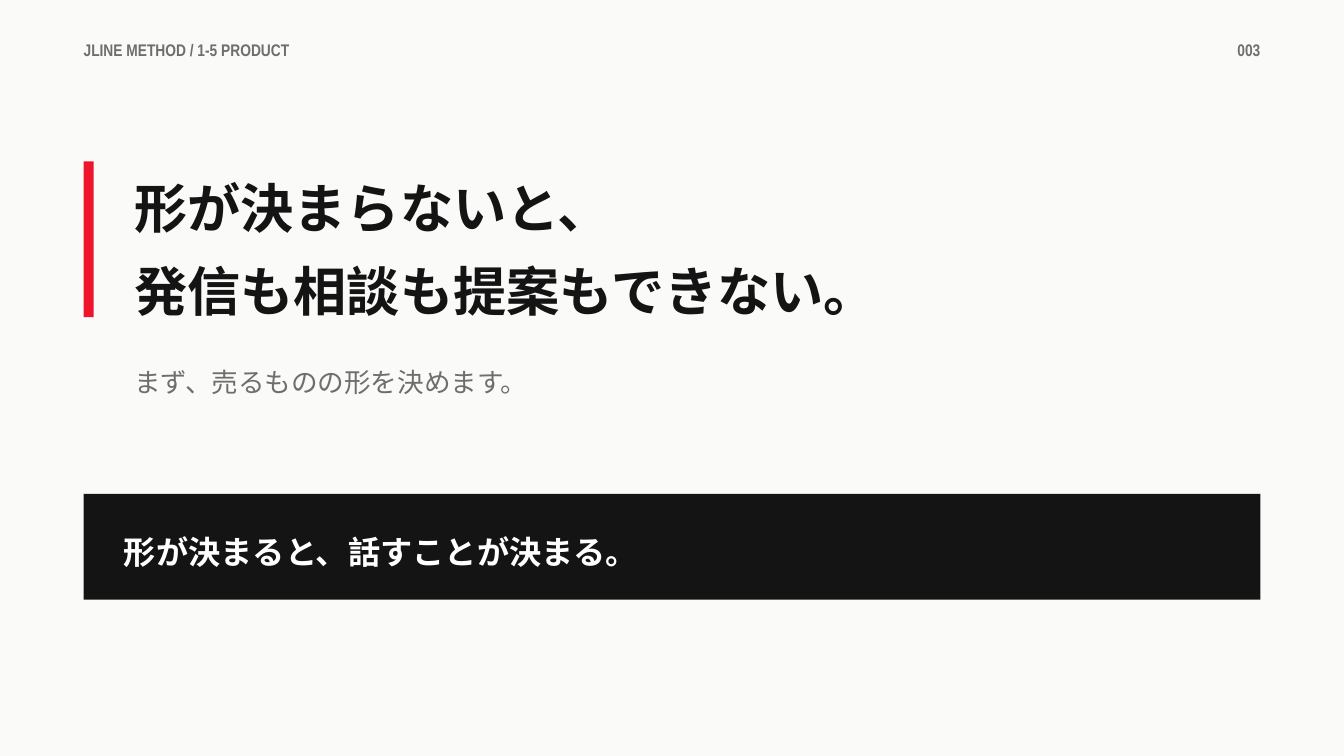
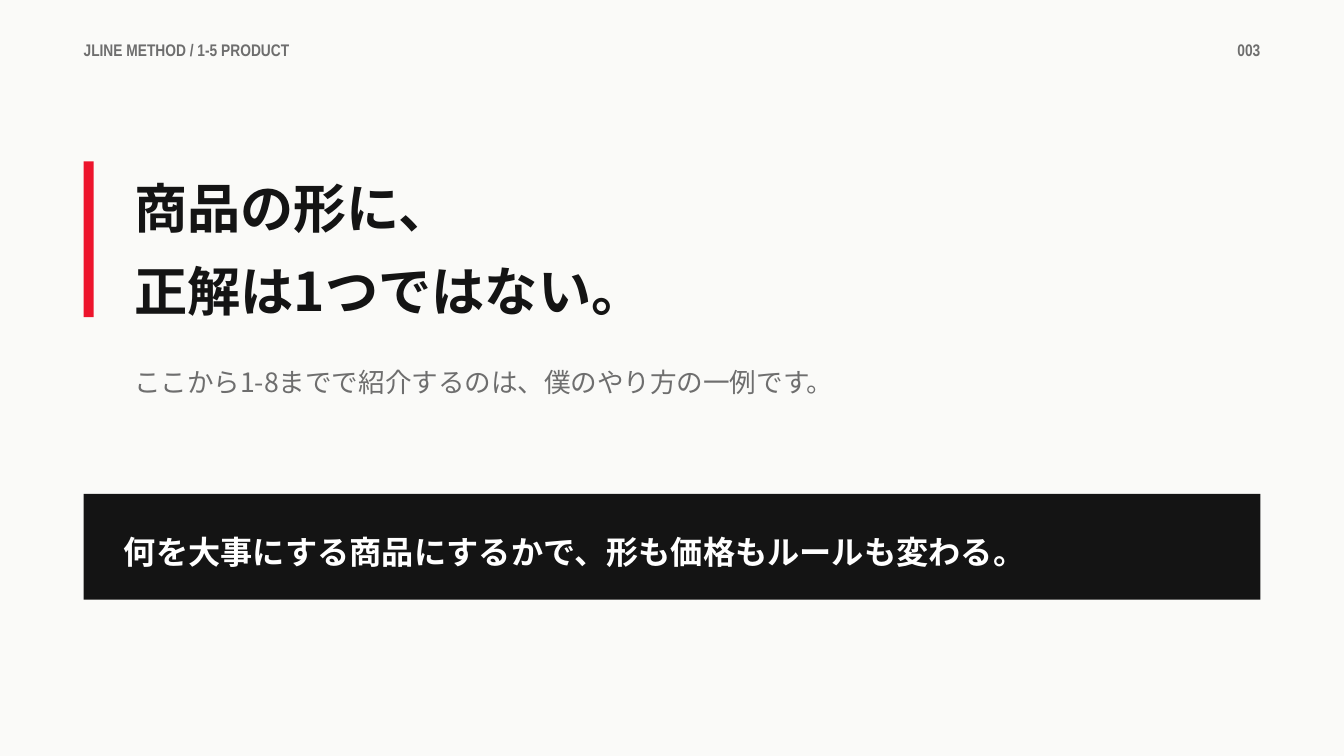
Before and after one commit to takafumisuzuki1117-sys/takafumi_suzuki, a slide deck: slide 3 of JLINEメソッド/教材/1章/1-5_商品の形.pptx. Drawn at 1344x756 pixels with LibreOffice and Linux fonts; fonts in the diff are those of the drawing. Boxes give left, top, right and bottom in pixels: in the first picture for what was removed or moved away, otherwise in the second. Text is boxed around its words. In the diff, an @@ line names an element or a change of style, - is before the commit and + after.

```diff
--- a/JLINEメソッド/教材/1章/1-5_商品の形.pptx
+++ b/JLINEメソッド/教材/1章/1-5_商品の形.pptx
@@ text at bbox=[134, 182, 645, 316]: text changed @@
-形が決まらないと、
-発信も相談も提案もできない。
+商品の形に、
+正解は1つではない。
@@ text at bbox=[134, 369, 833, 394]: text changed @@
-まず、売るものの形を決めます。
+ここから1-8までで紹介するのは、僕のやり方の一例です。
@@ text at bbox=[124, 536, 1025, 567]: text changed @@
-形が決まると、話すことが決まる。
+何を大事にする商品にするかで、形も価格もルールも変わる。
```
Also in this commit, not shown: 7 other slides changed, 1 slide added, 1 slide removed, 27 other files.
